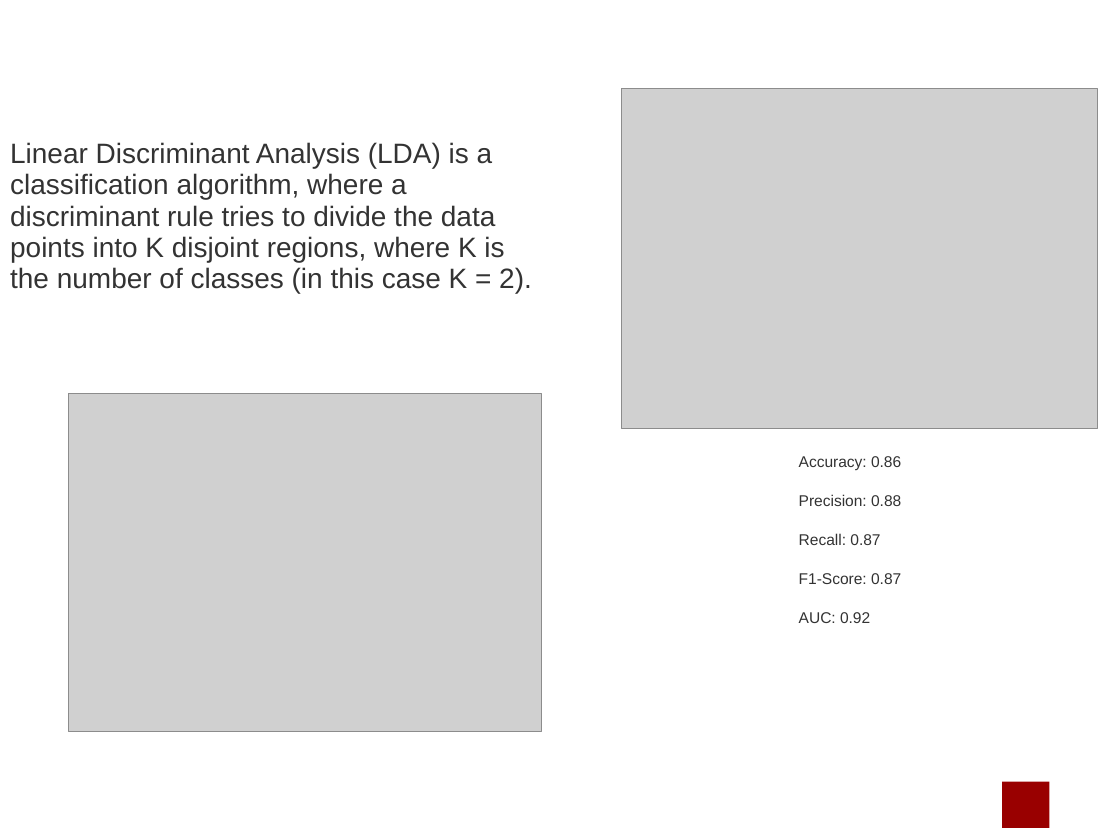
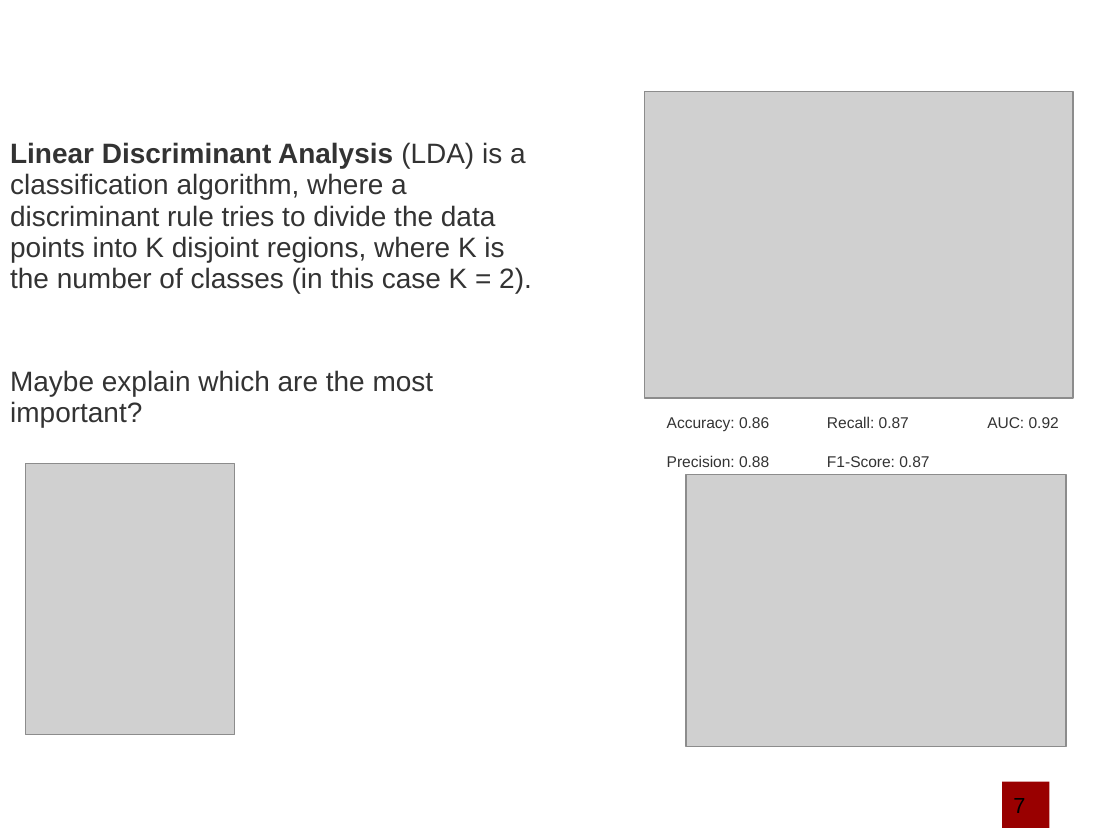
Before and after one commit to marcouderzo/CoronaryHeartDisease-Prediction, a slide deck: slide 9 of slides.pptx (slide 8 before the commit). Drawn at 1120x840 pixels with LibreOffice and Linux fonts; fonts in the diff are those of the drawing; grey boxes stand for pictures; background and template pictures are left out. Boxes give left, top, right and bottom in pixels: in the first picture for what was removed or moved away, otherwise in the second. Text is boxed around its words. In the diff, an @@ line names an element or a change of style, - is before the commit and + after.

```diff
--- a/slides.pptx
+++ b/slides.pptx
@@ picture: place and size @@
-picture at <box>622,88,1098,428</box>
+picture at <box>644,92,1073,398</box>
@@ text at <box>10,142,532,293</box>: bold on in "Linear Discriminant Analysis" @@
@@ text at <box>10,370,434,428</box>: paragraph added @@
+Maybe explain which are the most important?
@@ text "Accuracy: 0.86": place and size @@
-text "Accuracy: 0.86" at <box>799,456,901,623</box>
+text "Accuracy: 0.86" at <box>667,417,1059,467</box>
@@ text "Accuracy: 0.86" at <box>667,417,1059,467</box>: columns 1 to 3 @@
@@ picture added at <box>26,464,235,735</box> @@
@@ picture: place and size @@
-picture at <box>68,394,541,732</box>
+picture at <box>685,475,1065,746</box>
@@ text in rectangle at <box>1013,798,1025,813</box>: text added @@
+7
@@ page number at <box>1018,809,1045,813</box>: text changed @@
-8/10
+9/10
```
Also in this commit, not shown: 17 other slides changed, 3 slides added, 1 slide removed, 2 other files.
